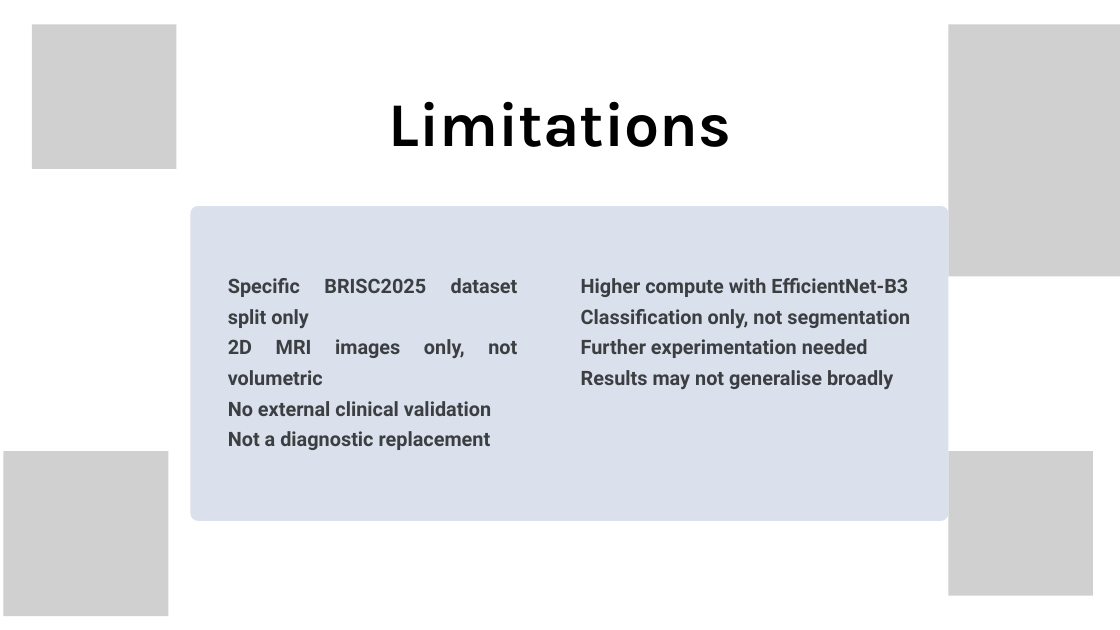
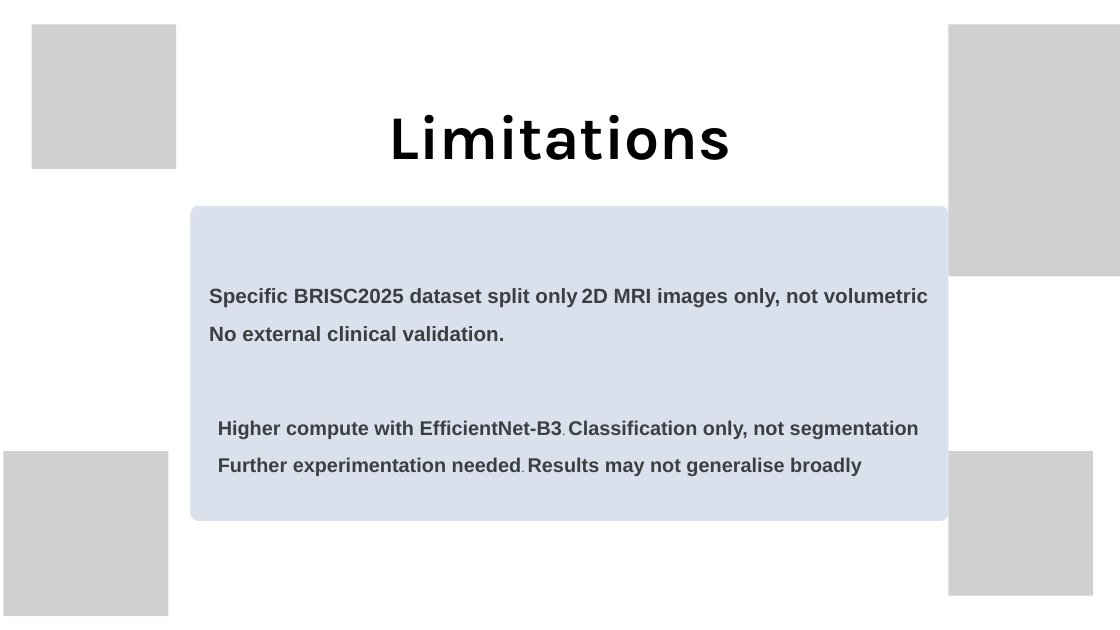
Before and after one commit to Belugabilli/BrainTumor-PE-1, a slide deck: slide 26 of Report/EfficientNet-B3 Project.pptx (slide 27 before the commit). Drawn at 1120x630 pixels with LibreOffice and Linux fonts; fonts in the diff are those of the drawing; grey boxes stand for pictures; background and template pictures are left out. Boxes give left, top, right and bottom in pixels: in the first picture for what was removed or moved away, otherwise in the second. Text is boxed around its words. In the diff, an @@ line names an element or a change of style, - is before the commit and + after.

```diff
--- a/Report/EfficientNet-B3 Project.pptx
+++ b/Report/EfficientNet-B3 Project.pptx
@@ text "Limitations" at (388, 114, 731, 160): line spacing 85.5pt to 1.07 @@
@@ text at (209, 288, 928, 341): text changed; size 25.5 to 26.5 pt; font Roboto to Arial @@
-Specific BRISC2025 dataset split only
-2D MRI images only, not volumetric
-No external clinical validation
-Not a diagnostic replacement
+Specific BRISC2025 dataset split only 2D MRI images only, not volumetric
+No external clinical validation.
@@ text at (218, 420, 919, 476): text changed; font Roboto to Arial @@
-Higher compute with EfficientNet-B3
-Classification only, not segmentation
-Further experimentation needed
-Results may not generalise broadly
+Higher compute with EfficientNet-B3. Classification only, not segmentation
+Further experimentation needed. Results may not generalise broadly
```
Also in this commit, not shown: 26 other slides changed, 2 slides added, 3 slides removed.
